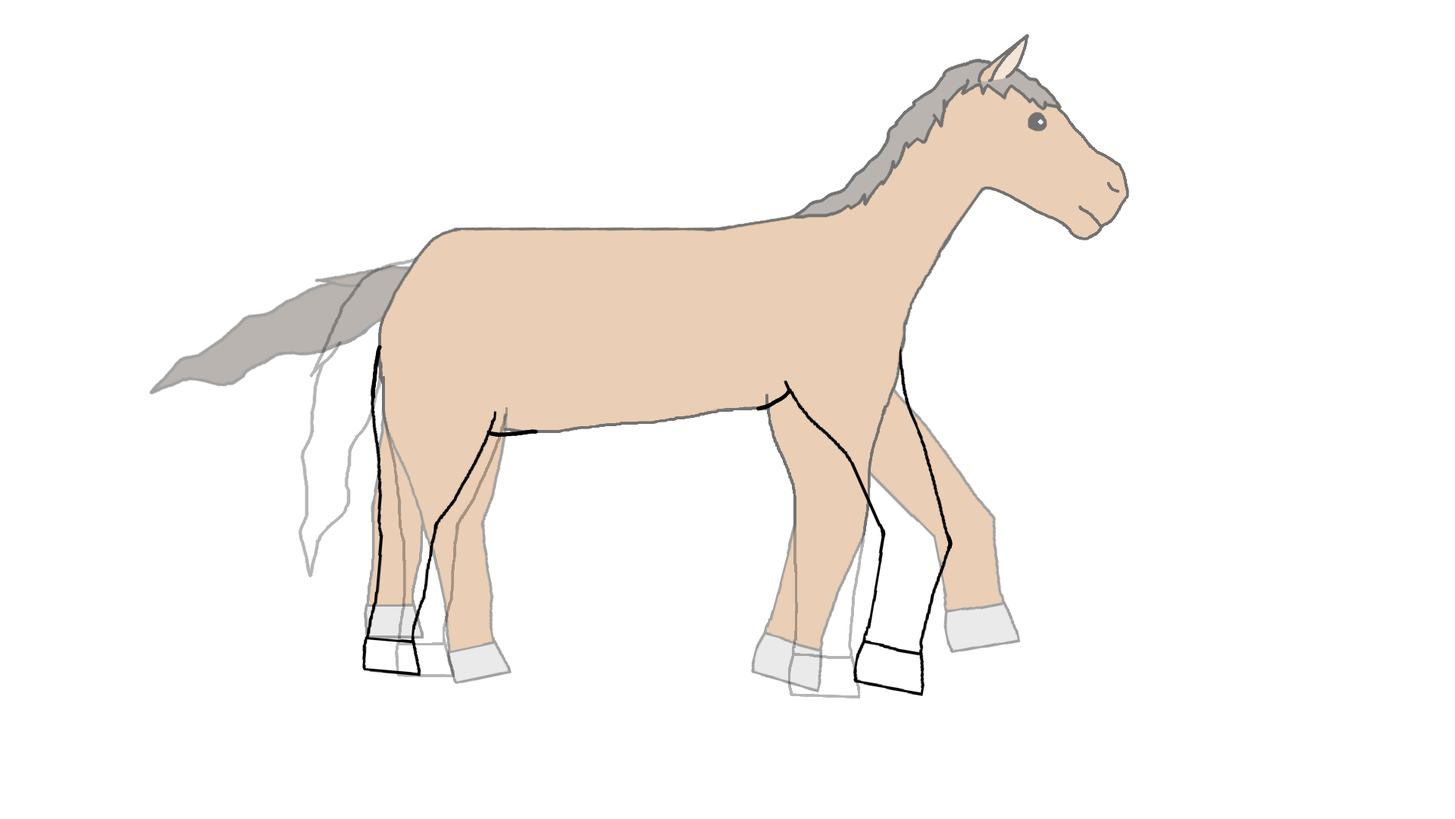
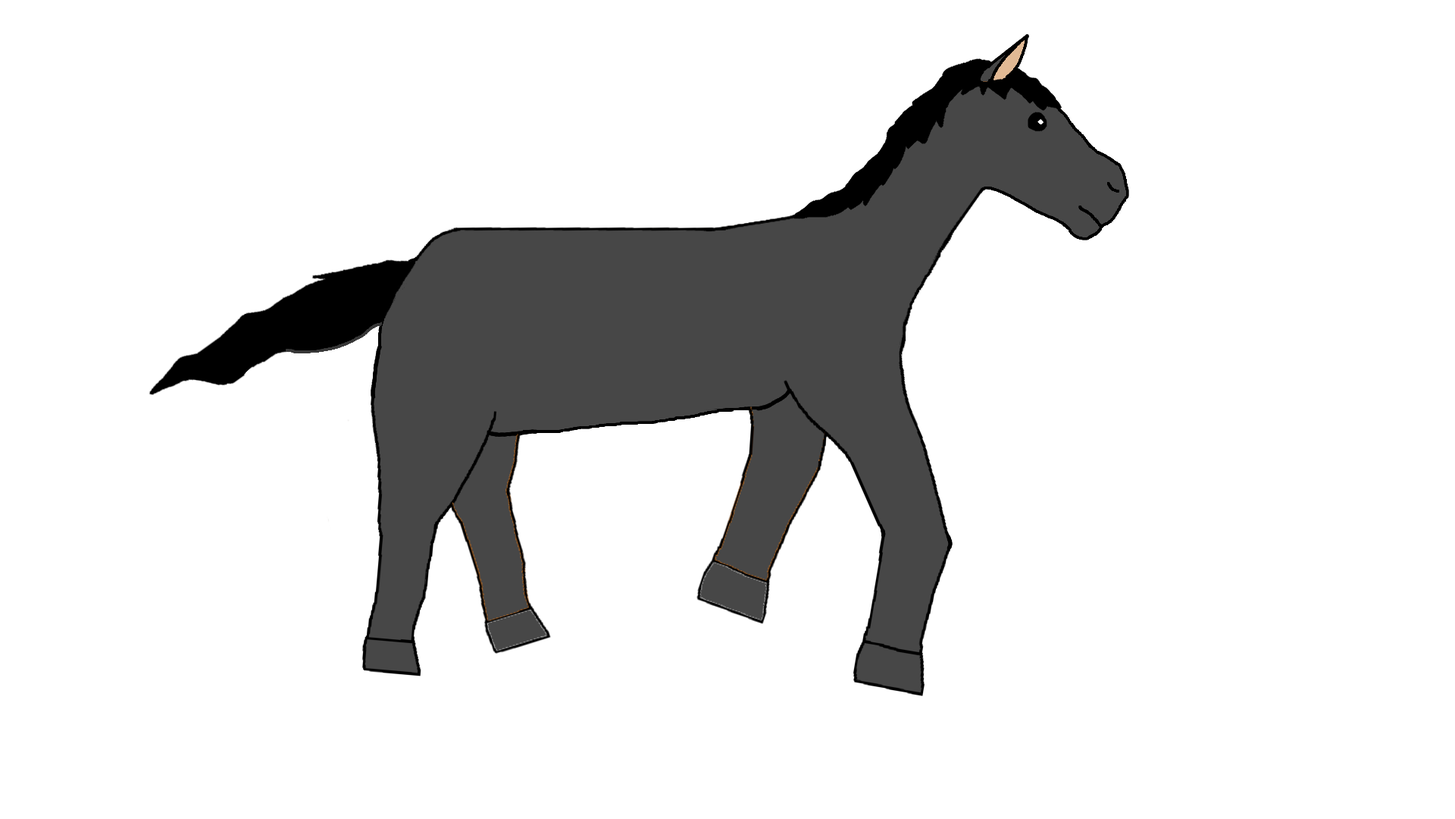
Layers edited between the first and the second 1455px x 819px image:
added layer "うま コピー #3" above "ウマ走り１.png コピー #1" over [148, 258, 416, 396]
added layer "ウマ走り１.png コピー #1" above "ウマ走り１.png コピー" over [326, 419, 552, 654]
added layer "ウマ走り１.png コピー" above "うま コピー #2" over [696, 406, 828, 625]
"うま": opacity 29% → 100%, painted on it over [297, 34, 1130, 699]
showed "うま色", painted on it over [154, 37, 1129, 697]
hid "ウマ走り１.png", opacity 37% → 100% over [148, 34, 1130, 693]
hid "はいけい" over [148, 34, 1130, 699]
